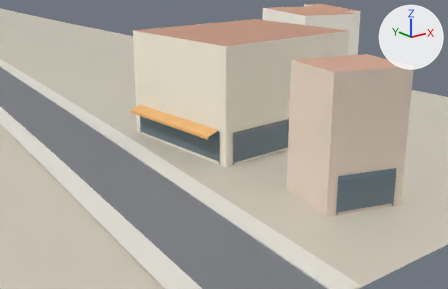
Renders of the glTF model public/world/tiles/2_-6.glb from each side of a commit.
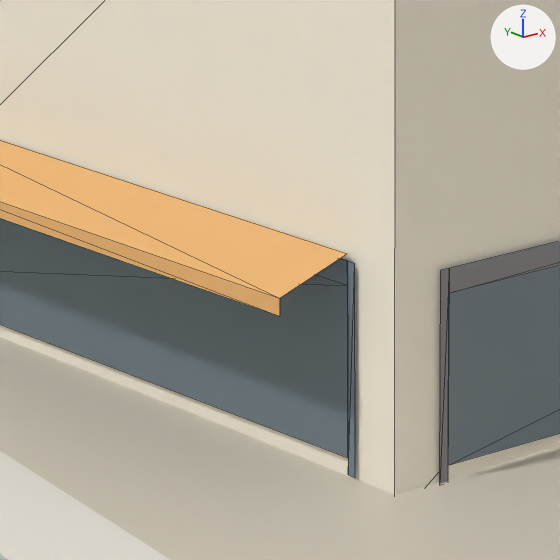
Each version is shown from a 50 mm lens placed at (2924.65, 4980.16, 49.38), pointed at (2958.46, 5022.42, 32.48), then close up on the part from 37% to 56% of the width and 32% to 61% of the height. The lights are fixed; the arrows at upper right show +X, +Y and +Z. The last two pictures show the newer version. The close-ups show mesh edges as thin lines. Where no turn or scale is listed for an object, it has been applied to the vertices. Vertices at exactly the same position are counted once.

Objects in the first close-up: 'Detail', 'Ground', 'Sidewalk', 'Walls'.
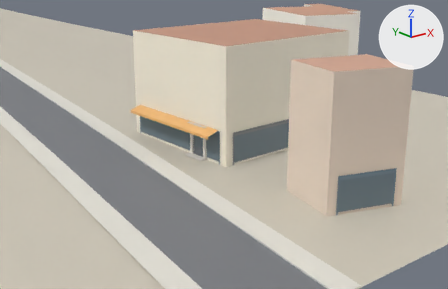
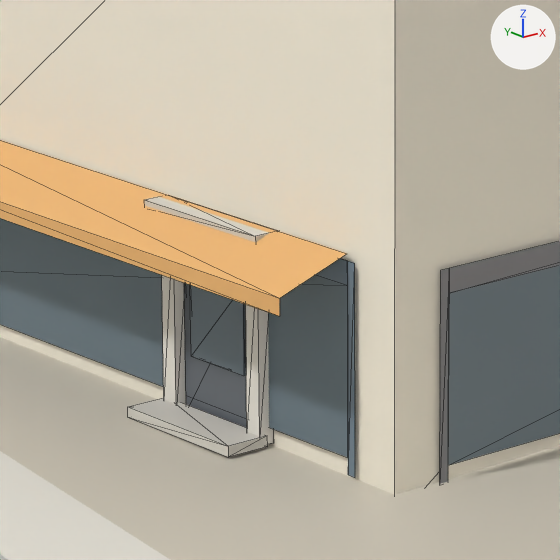
Pixel boxes (x1, y1, x2, y2) of what changed, in the close-ups (560 x 560 px):
part 1 of me_detail, added
    after: (128, 197, 273, 457)

Diff of the bpy script that builds the scene:
```diff
--- a/public/world/tiles/2_-6.glb.py
+++ b/public/world/tiles/2_-6.glb.py
@@ me_detail @@
 # used by ob_detail; location = (2963.96, 5020.51, 32.67)
-me_detail.from_pydata(...)  # 54 vertices, 36 faces; spans x -8.6..8.6, y -14.5..14.5, z -1.7..1.7
+me_detail.from_pydata(...)  # 110 vertices, 120 faces; spans x -8.6..8.6, y -14.5..14.5, z -1.7..1.7
+# me_detail part 1
+# 56 vertices are added at x -7.9..-7.0, y 2.3..4.8, z -1.5..1.7
+# 84 new faces join them
 me_detail.materials.append(mat_defaultmaterial_008)
```
